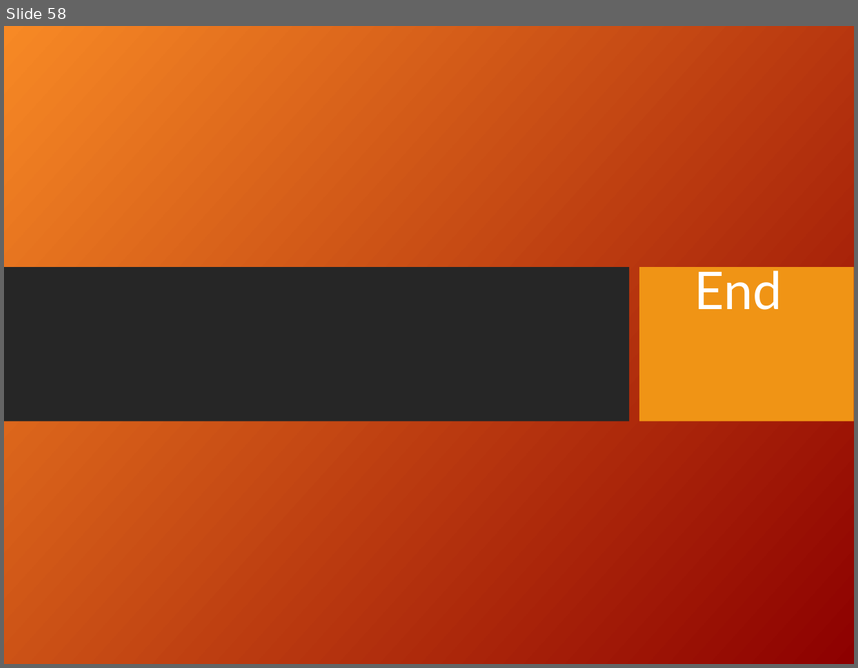
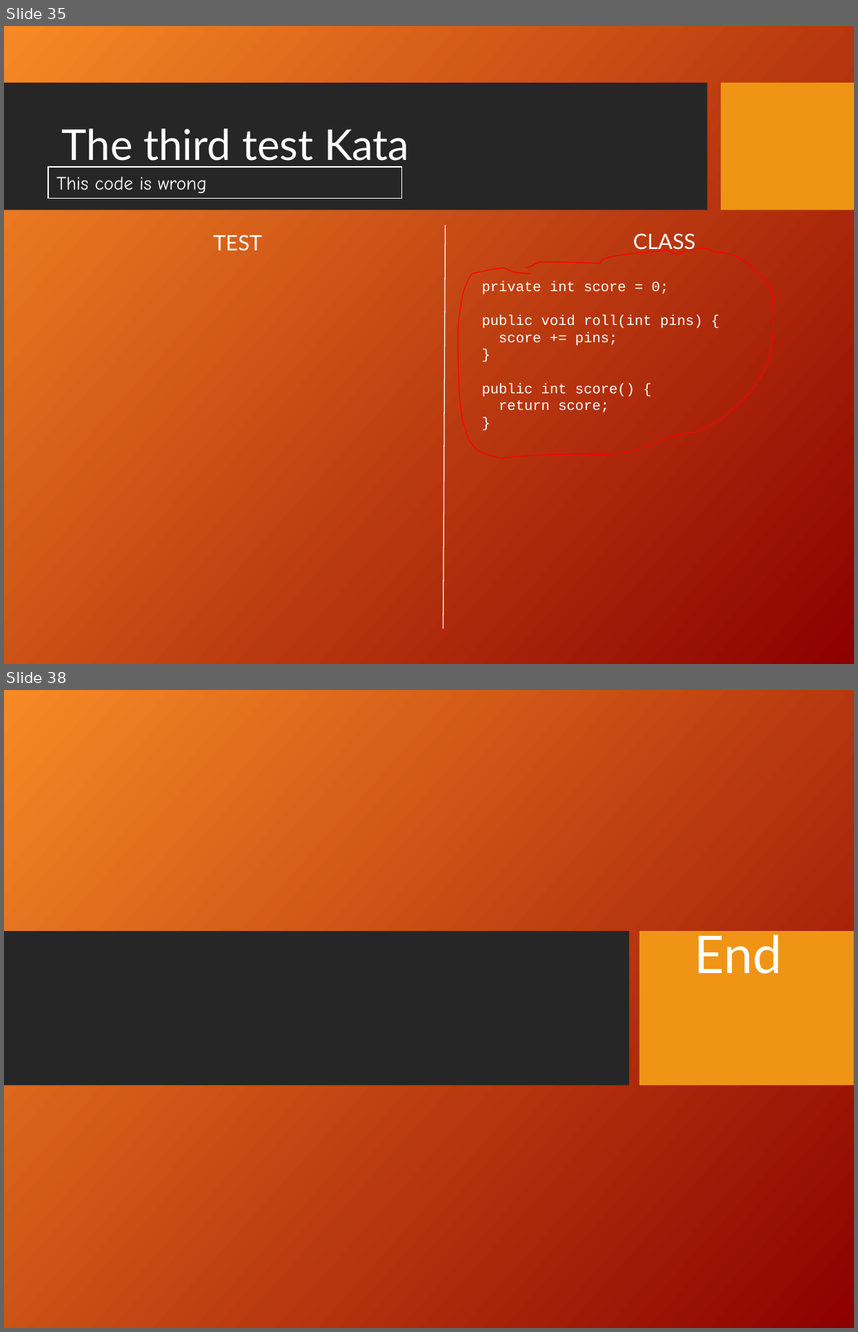
Before and after one commit to dkneuma/BowlingGame, a slide deck: Documentation/Bowling Game Kata.ppt. Shown one above the other, each under a label of ours: slide 58 before the commit, slides 35 and 38 after it; the slides between them are not shown. The pictures are 858x668 and 858x1332 pixels, drawn with LibreOffice and Linux fonts; fonts in the diff are those of the drawing; background and template pictures are left out. Boxes give left, top, right and bottom in pixels: in the first picture for what was removed or moved away, otherwise in the second. Text is boxed around its words. In the diff, an @@ line names an element or a change of style, - is before the commit and + after.

Commit message:
Finished Second Kata

```diff
--- a/Documentation/Bowling Game Kata.ppt
+++ b/Documentation/Bowling Game Kata.ppt
@@ slide 35 added at [4,26,854,664], background picture (left out) @@
@@ rectangle added at [4,83,707,210], fill #262626 @@
@@ rectangle added at [721,83,854,210], fill #F09415 @@
@@ title added at [62,128,410,167], 36 pt, text #FFFFFF @@
+The third test Kata
@@ rectangle added at [48,167,402,198], outline #FFFFFF 0.74 pt, 16 pt, text #FFFFFF @@
+This code is wrong
@@ line added from (445, 225) to (444, 628), #FFFFFF 0.74 pt @@
@@ text added at [213,234,262,251], 18 pt, text #FFFFFF @@
+TEST
@@ freeform shape added at [456,245,774,458], outline #FF0000 0.74 pt @@
@@ text added at [633,233,696,253], 18 pt, text #FFFFFF @@
+CLASS
@@ text added at [482,281,703,412], 12 pt, text #FFFFFF @@
+private int score = 0;
+public void roll(int pins) {
+score += pins;
+}
+public int score() {
+return score;
+}
@@ what was slide 58 is now slide 38 @@
```
Also in this commit, not shown: 14 slides changed, 3 other slides added, 24 slides removed, 7 other files.
